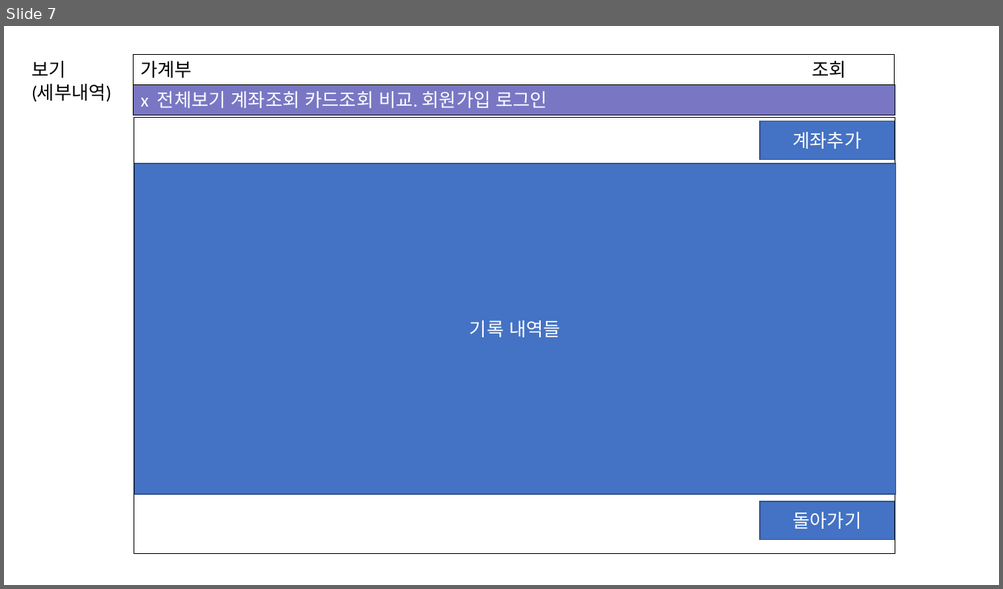
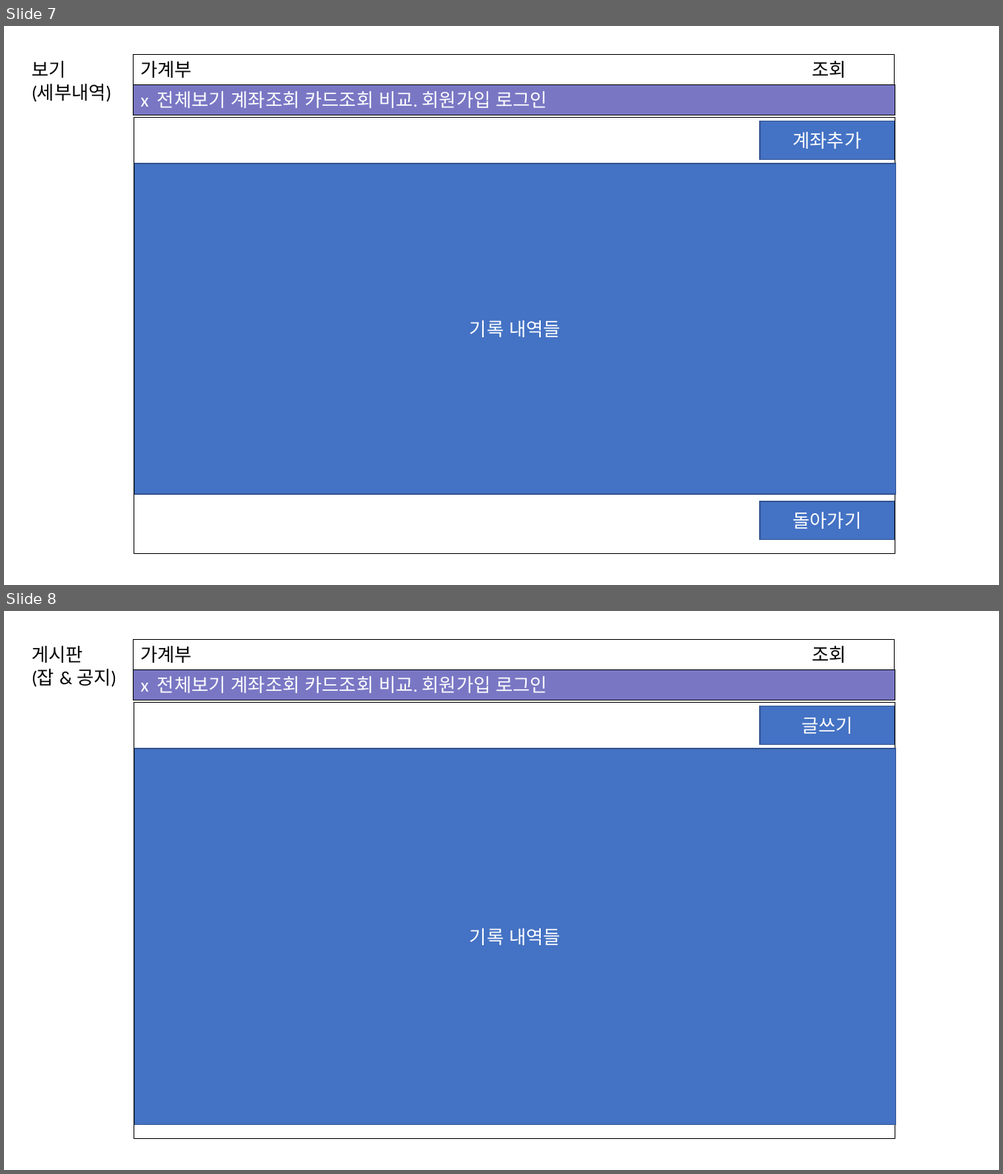
Before and after one commit to michael85-dev/MoneyManager_for_intel, a slide deck: src/03프로그램 디자인 설명 Ver.1.0.pptx. Shown one above the other, each under a label of ours: slide 7 before the commit, slides 7 and 8 after it. The pictures are 1003x589 and 1003x1174 pixels, drawn with LibreOffice and Linux fonts; fonts in the diff are those of the drawing. Boxes give left, top, right and bottom in pixels: in the first picture for what was removed or moved away, otherwise in the second. Text is boxed around its words. In the diff, an @@ line names an element or a change of style, - is before the commit and + after.

```diff
--- a/src/03프로그램 디자인 설명 Ver.1.0.pptx
+++ b/src/03프로그램 디자인 설명 Ver.1.0.pptx
@@ slide 8 added at (4,611,999,1170), background #FFFFFF @@
@@ text added at (31,646,116,687), 18 pt, text #000000 @@
+게시판
+(잡 & 공지)
@@ rectangle added at (133,640,894,670), outline #000000 0.75 pt, 18 pt, text #000000 @@
+가계부 조회
@@ rectangle added at (133,670,894,700), fill #7977C4, outline #000000 0.75 pt, 18 pt, text #FFFFFF @@
+x 전체보기 계좌조회 카드조회 비교. 회원가입 로그인
@@ rectangle added at (134,702,895,1139), outline #000000 0.75 pt @@
@@ rectangle added at (760,706,894,744), fill #4472C4, outline #325491 1 pt, 18 pt, text #FFFFFF @@
+글쓰기
@@ rectangle added at (134,749,896,1125), fill #4472C4, outline #325491 1 pt, 18 pt, text #FFFFFF @@
+기록 내역들
```
Also in this commit, not shown: 1 other slide added, 16 other files.
